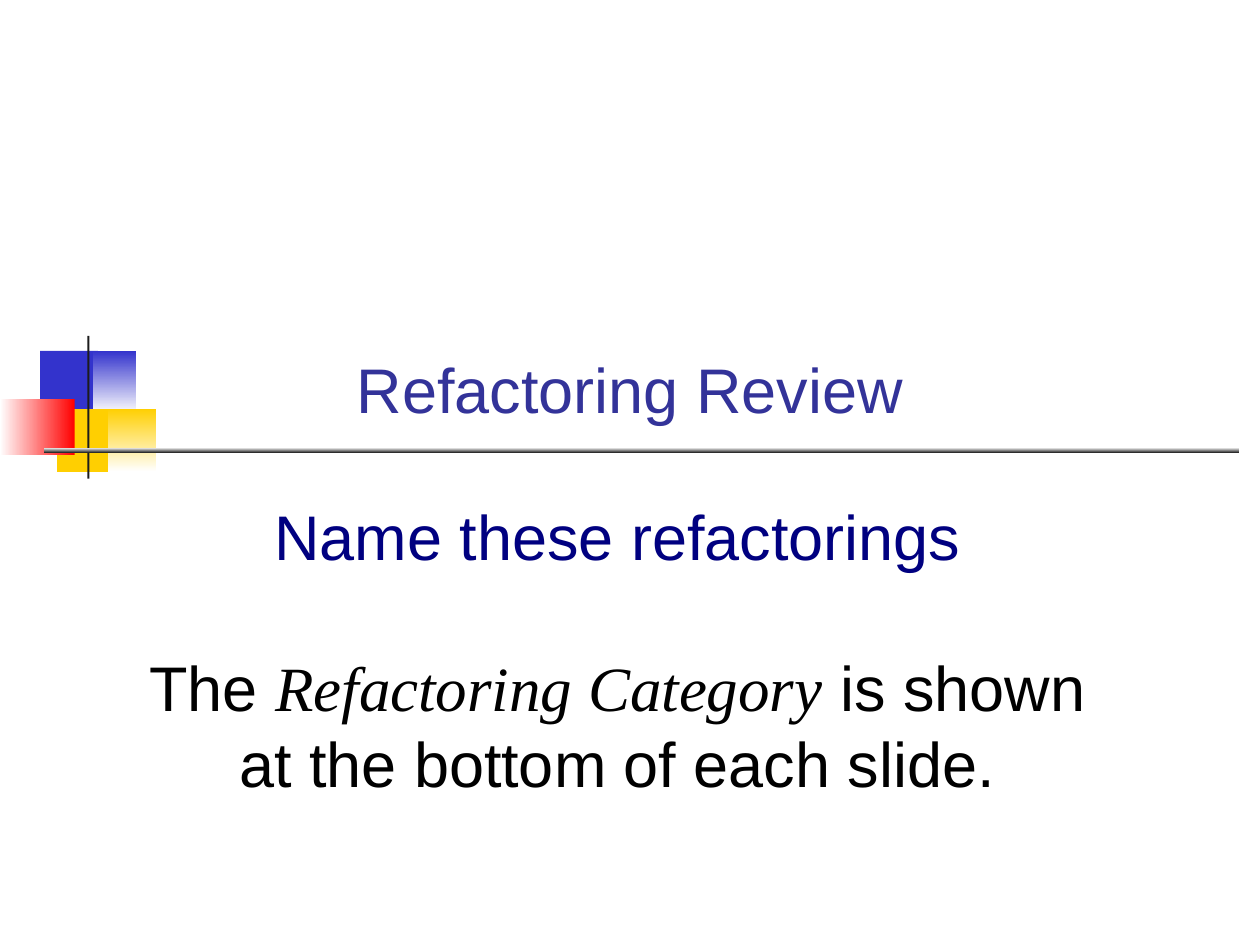
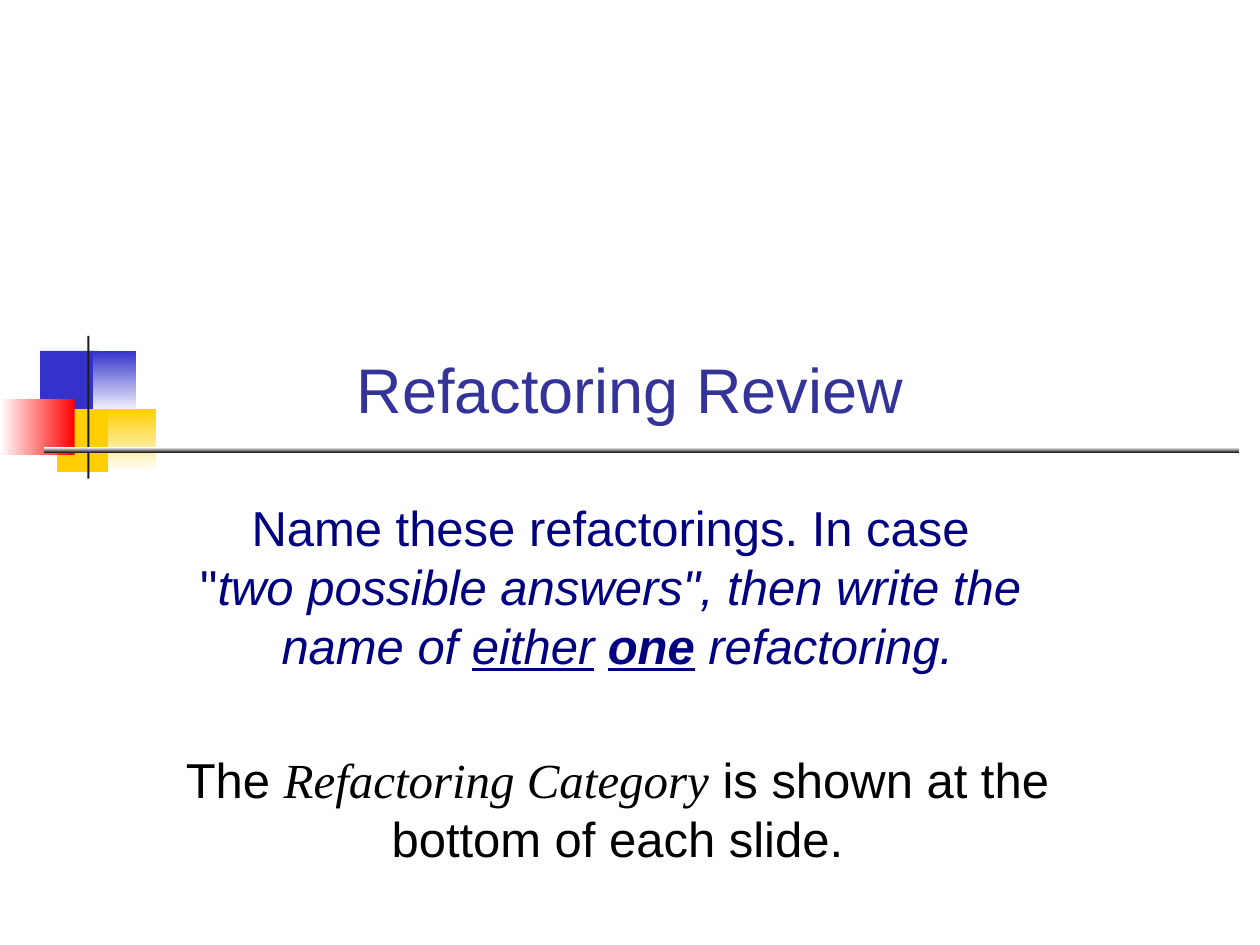
Before and after one commit to cpske/ISP, a slide deck: slide 1 of refactoring/Refactoring-Review.odp. Drawn at 1260x945 pixels with LibreOffice and Linux fonts; fonts in the diff are those of the drawing. Boxes give left, top, right and bottom in pixels: in the first picture for what was removed or moved away, otherwise in the second. Text is boxed around its words. In the diff, an @@ line names an element or a change of style, - is before the commit and + after.

```diff
--- a/refactoring/Refactoring-Review.odp
+++ b/refactoring/Refactoring-Review.odp
@@ text at bbox=[200, 510, 1021, 674]: text changed; size 36 to 28 pt; italic on @@
-Name these refactorings
+Name these refactorings. In case
+"two possible answers", then write the
+name of either one refactoring.
@@ text at bbox=[186, 762, 1049, 858]: size 36 to 28 pt in "The Refactoring Category is shown at the ..." @@
```
Also in this commit, not shown: 6 other slides changed, 2 other files.
